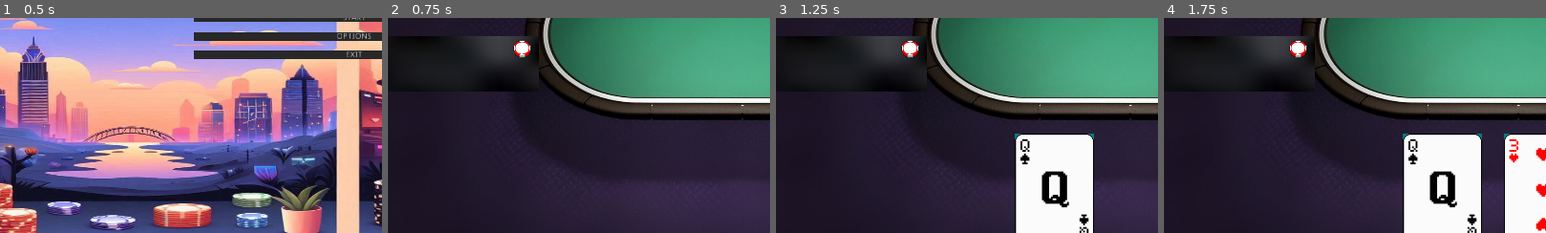
Above: before the commit, frames 1-4 (left to right).
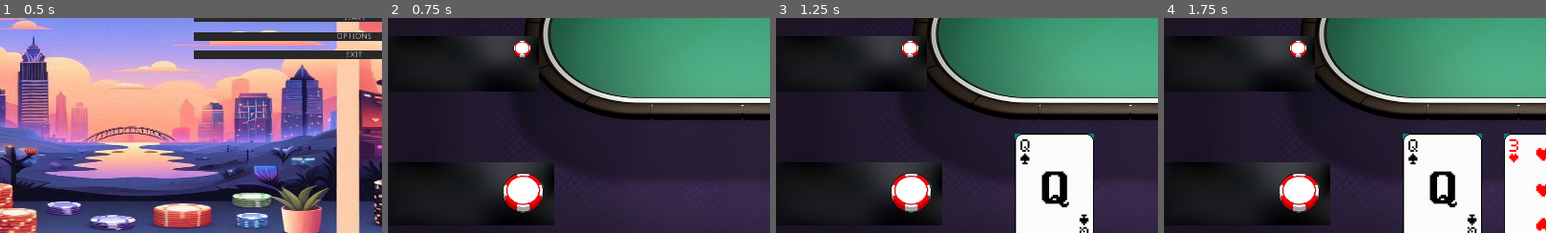
Above: after the commit, the same moments.

Repository: Jesusaez/PokerWithFriends_Game
Game: Godot game, scene res://escenas/Menu.tscn
Two runs of this game, one before a commit and one after it. Both use one fixed random seed, a clock stepped at 60 frames per second and the inputs below.
Inputs:
- Up to frame 1 (0.5 s): no input
- Up to frame 2 (0.75 s): click "START" at 0.5 s
- Up to frame 3 (1.25 s): no input
- Up to frame 4 (1.75 s): no input
The pictures show only the part of the screen within x 4-54%, y 44-94%; the shares and areas given below are measured in that part.

Frame 1 is identical in both runs. In frame 2, 4.4% of the frame differs, in the area x 2-44%, y 67-97%; in frame 3, 4.4%; in frame 4, 4.4%.

Commit message:
BETA Sistema Fichas

Diff:
--- a/Scripts/Gamse.gd
+++ b/Scripts/Gamse.gd
@@ -58,7 +58,7 @@
 var PlayerFolded = [false, false, false, false, false]
 var playerName = ["Pedro Sanchez","Mario Mendez", "Jesus Saez", "Eric Garcia", "Josep Ruiz"]
 var playerCards=[]
-var chipsInTable=0 setget set_chips_Table
+var chipsInTable=0
 var turnoJug=0
 var numPlayer=5
 var bets_scene  # Referencia a la interfaz `Bets`
@@ -89,6 +89,10 @@
 var interfaz_players = []
 
 func _ready():
+	#Interfaz Chips Player
+
+	$InterfazChipsPlayer/Background/Chips.text=str(PlayerChips[1])
+
 	$Interfaz_Bets.hide()
 	bets_scene = $Interfaz_Bets  # Cambia esto si tienes una ruta diferente
 	bets_scene.connect("boton_presionado", self, "_on_boton_presionado")
@@ -126,18 +130,34 @@
 	chipsInTable=0;
 
 func ponerFichasInicio():
-	PlayerChips[turnoJug]=PlayerChips[turnoJug]-50;
-	PlayerChips[turnoJug+1]=PlayerChips[turnoJug+1]-100;
-	chipsInTable=chipsInTable+150;
-
-
-func set_chips_Table(value):
-	chipsInTable = value
-	print("La variable de chips cambió a: ", value)
-	mostrarChipsMesa()  # Llama a la función que deseas ejecutar.
+	# Restar fichas al jugador y al siguiente jugador
+	PlayerChips[turnoJug] -= 50
+	actualizar_chips_player(turnoJug)  # Actualiza el label del jugador principal
+
+	var next_player_index = (turnoJug + 1) % numPlayer
+	PlayerChips[next_player_index] -= 100
+	actualizar_chips_player(next_player_index)  # Actualiza el label del siguiente jugador
+
+	# Actualizar el total de fichas en la mesa
+	chipsInTable += 150
+	mostrarChipsMesa()
+
+	# Simular un pequeño retraso visual
+	yield(get_tree().create_timer(0.5), "timeout")
 
 func mostrarChipsMesa():
+	$ChipsInTable.text=str(chipsInTable)
 	print("Se ejecuta la función al cambiar la variable.")
+
+
+func actualizar_chips_player(player_index):
+	# Si es el jugador principal (índice 0)
+	if player_index == 0:
+		$InterfazChipsPlayer/Background/Chips.text = str(PlayerChips[player_index])
+	else:
+		# Si es un bot (índices 1, 2, 3, 4...)
+		var bot_instance = interfaz_players[player_index - 1]  # Recordemos que `interfaz_players` contiene solo los bots
+		bot_instance.get_node("Background/Chips").text = str(PlayerChips[player_index])
 
 
 func fold():
--- a/escenas/Gamse.tscn
+++ b/escenas/Gamse.tscn
@@ -1,8 +1,14 @@
-[gd_scene load_steps=6 format=2]
+[gd_scene load_steps=9 format=2]
 
 [ext_resource path="res://escenas/InterfazBets.tscn" type="PackedScene" id=1]
 [ext_resource path="res://Assets/maps/Poker_table.png" type="Texture" id=2]
+[ext_resource path="res://escenas/InterfazChipsPlayer.tscn" type="PackedScene" id=3]
 [ext_resource path="res://Scripts/Gamse.gd" type="Script" id=4]
+[ext_resource path="res://Assets/Font/Oxanium-VariableFont_wght.ttf" type="DynamicFontData" id=5]
+
+[sub_resource type="DynamicFont" id=3]
+size = 75
+font_data = ExtResource( 5 )
 
 [sub_resource type="Curve2D" id=1]
 _data = {
@@ -35,6 +41,22 @@
 visible = false
 anchor_left = 1.0
 anchor_top = 1.0
+
+[node name="InterfazChipsPlayer" parent="." instance=ExtResource( 3 )]
+margin_left = 62.0
+margin_top = 562.0
+margin_right = 62.0
+margin_bottom = 562.0
+rect_scale = Vector2( 0.838885, 0.84 )
+
+[node name="ChipsInTable" type="Label" parent="."]
+margin_left = 494.0
+margin_top = 309.0
+margin_right = 745.0
+margin_bottom = 385.0
+custom_fonts/font = SubResource( 3 )
+text = "00000"
+align = 2
 
 [node name="InterfazJugadores" type="Path2D" parent="."]
 position = Vector2( 35, -53 )
--- /dev/null
+++ b/escenas/InterfazChipsPlayer.tscn
@@ -0,0 +1,39 @@
+[gd_scene load_steps=5 format=2]
+
+[ext_resource path="res://Assets/DesdeArriba/Chips/chip_No_Background.png" type="Texture" id=1]
+[ext_resource path="res://Assets/Interfaz/fondo.png" type="Texture" id=2]
+[ext_resource path="res://Assets/Font/Oxanium-VariableFont_wght.ttf" type="DynamicFontData" id=3]
+
+[sub_resource type="DynamicFont" id=1]
+size = 75
+font_data = ExtResource( 3 )
+
+[node name="InterfazChipsPlayer" type="Control"]
+anchor_right = 1.0
+anchor_bottom = 1.0
+rect_pivot_offset = Vector2( -223, 0 )
+
+[node name="Background" type="TextureRect" parent="."]
+margin_right = 357.0
+margin_bottom = 125.0
+size_flags_stretch_ratio = 0.5
+texture = ExtResource( 2 )
+expand = true
+
+[node name="Chips" type="Label" parent="Background"]
+margin_left = -11.0
+margin_top = 29.0
+margin_right = 240.0
+margin_bottom = 105.0
+custom_fonts/font = SubResource( 1 )
+text = "00000"
+align = 2
+
+[node name="Chip_img" type="TextureRect" parent="Background"]
+margin_left = 253.0
+margin_top = 20.0
+margin_right = 336.0
+margin_bottom = 100.0
+texture = ExtResource( 1 )
+expand = true
+stretch_mode = 1
